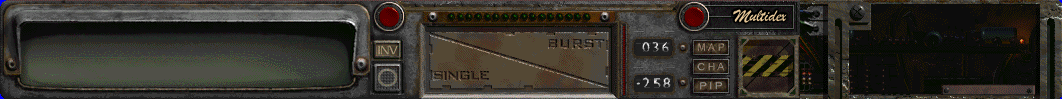
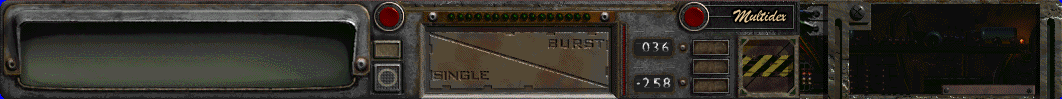
Layered file, before and after one edit (1062px x 99px). Changes by layer:
painted on "Layer 10" over [left=377, top=40, right=726, bottom=94]
